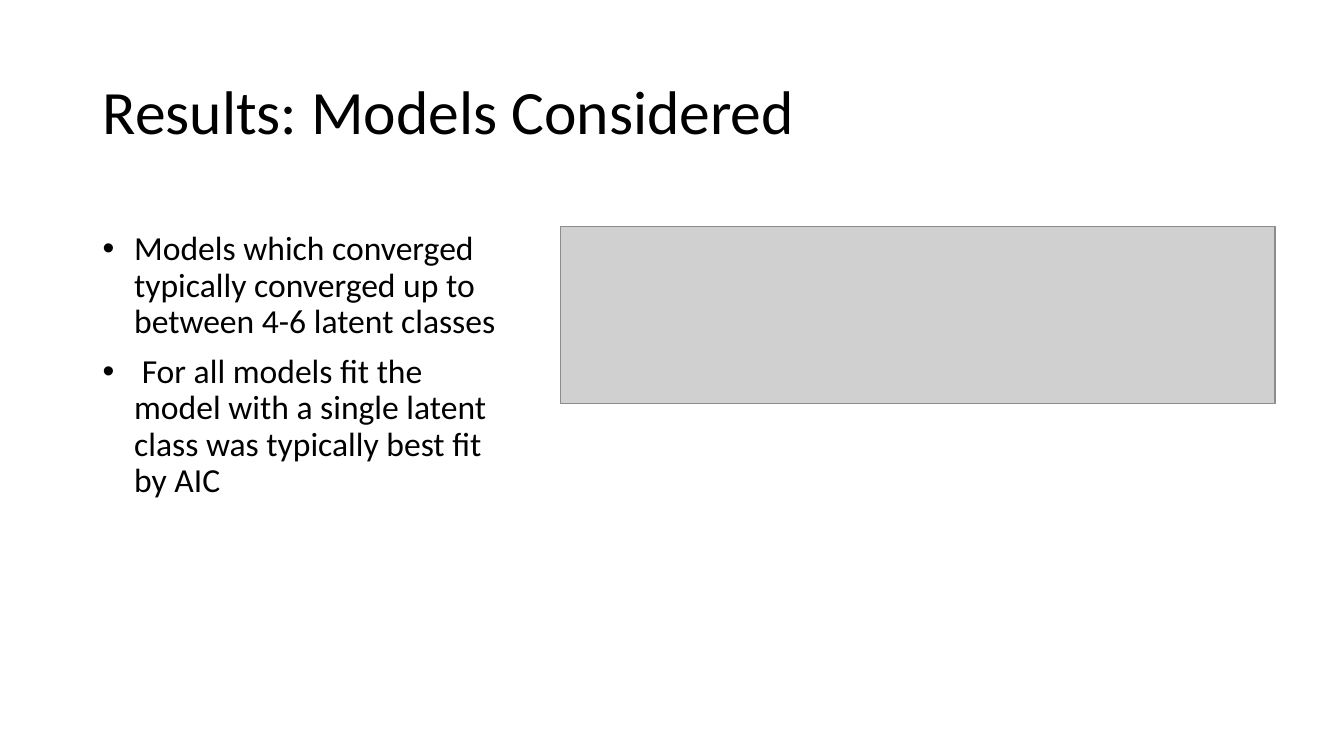
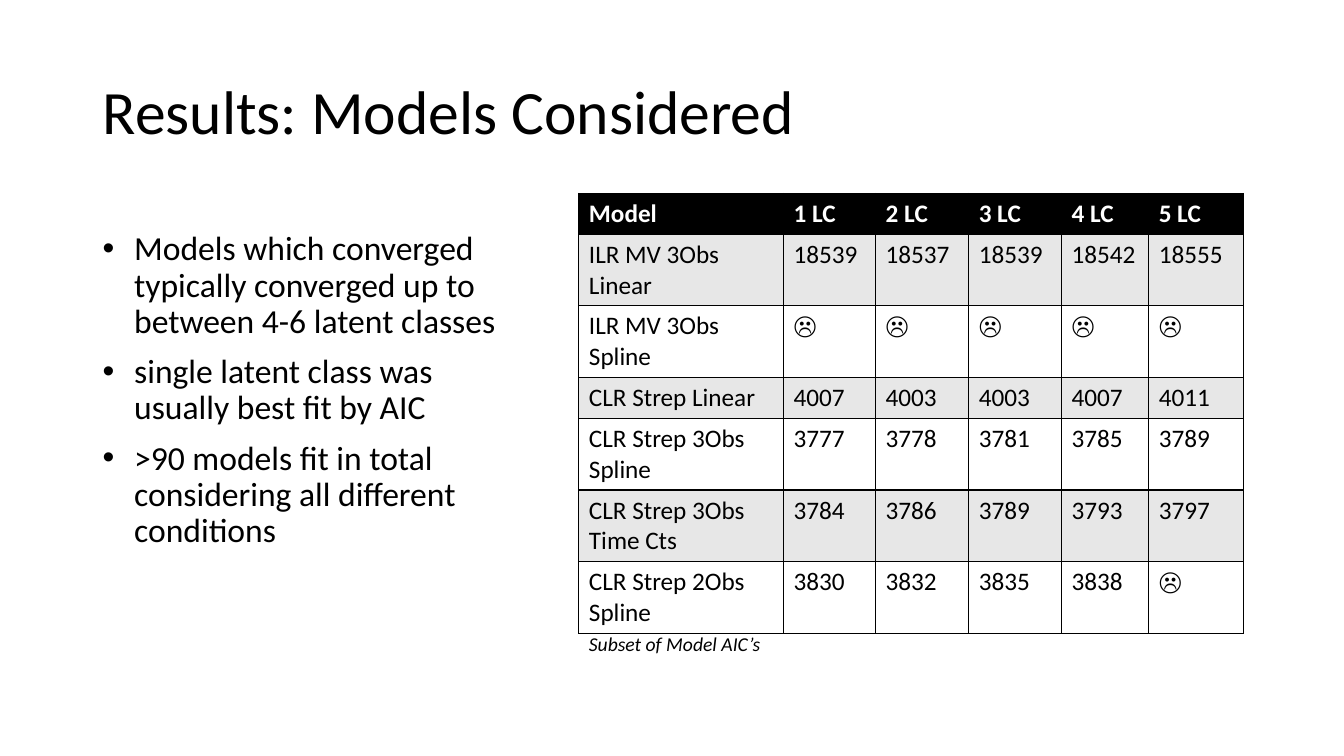
Before and after one commit to caseyicesakamoto/CUANSCHUTZ, a slide deck: slide 24 of Thesis/Results/Thesis Defense.pptx (slide 19 before the commit). Drawn at 1344x756 pixels with LibreOffice and Linux fonts; fonts in the diff are those of the drawing; grey boxes stand for pictures. Boxes give left, top, right and bottom in pixels: in the first picture for what was removed or moved away, otherwise in the second. Text is boxed around its words. In the diff, an @@ line names an element or a change of style, - is before the commit and + after.

```diff
--- a/Thesis/Results/Thesis Defense.pptx
+++ b/Thesis/Results/Thesis Defense.pptx
@@ table added at (579, 194, 1242, 629), 7 rows, 6 columns @@
+Model | 1 LC | 2 LC | 3 LC | 4 LC | 5 LC
+ILR MV 3Obs Linear | 18539 | 18537 | 18539 | 18542 | 18555
+ILR MV 3Obs Spline | ☹ | ☹ | ☹ | ☹ | ☹
+CLR Strep Linear | 4007 | 4003 | 4003 | 4007 | 4011
+CLR Strep 3Obs Spline | 3777 | 3778 | 3781 | 3785 | 3789
+CLR Strep 3Obs Time Cts | 3784 | 3786 | 3789 | 3793 | 3797
+CLR Strep 2Obs Spline | 3830 | 3832 | 3835 | 3838 | ☹
@@ picture removed at (561, 227, 1275, 403) @@
@@ text at (134, 359, 455, 543): text changed @@
-• For all models fit the model with a single latent class was typically best fit by AIC
+• single latent class was usually best fit by AIC
+• >90 models fit in total considering all different conditions
@@ text added at (589, 637, 760, 654), 14 pt, text #000000, italic @@
+Subset of Model AIC’s
```
Also in this commit, not shown: 19 other slides changed, 13 slides added, 2 slides removed, 3 other files.
